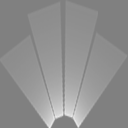
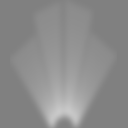
Layers edited between the first and the second w=128, h=128 image:
added layer "Camada 1 cópia 7" above "Camada 1 cópia 3" over left=10, top=0, right=117, bottom=128
hid "Camada 1 cópia 3" over left=26, top=0, right=65, bottom=120
hid "Camada 1 cópia 2" over left=0, top=33, right=56, bottom=128
hid "Camada 1 cópia" over left=63, top=0, right=98, bottom=119
hid "Camada 1" over left=72, top=31, right=128, bottom=128
